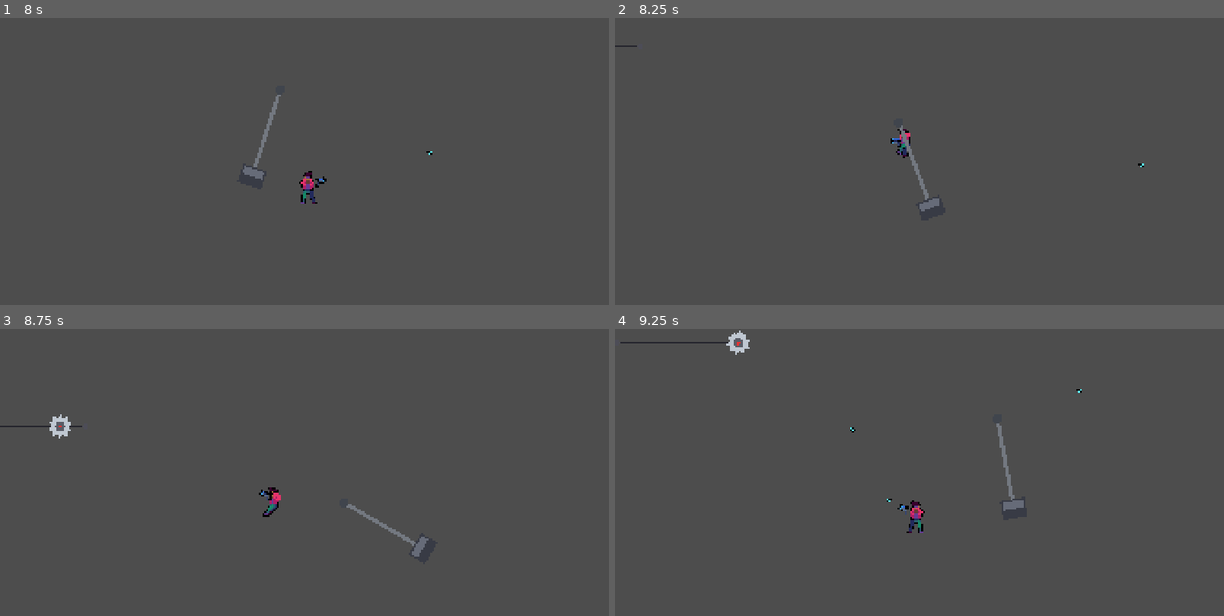
Above: before the commit, frames 1-4 (two rows, left to right).
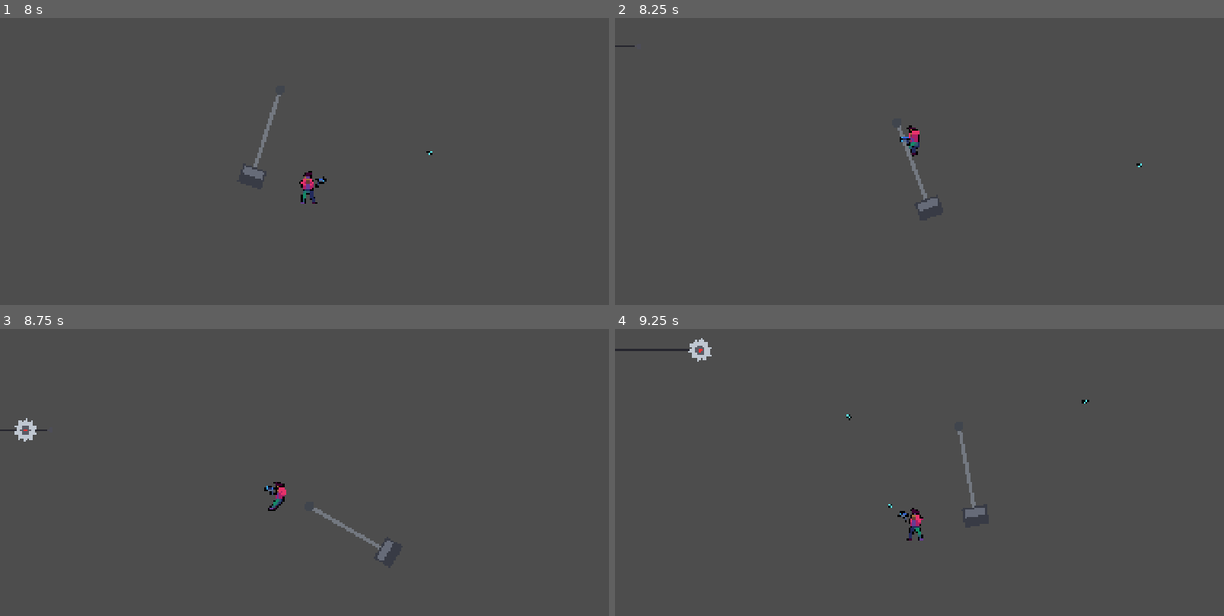
Above: after the commit, the same moments.

Repository: jross-iscteiul/gamejam2026
Game: Godot game, scene res://tests/hazard_test/test_hazards.tscn
The game is run twice, just before and just after one commit, with the same random seed, the same clock (stepped at 60 frames per second) and the same inputs. This scene is started directly instead of the project's main scene. Sound files missing from this copy of the repository are replaced by a short silence.
Inputs (mouse positions are in pixels of both pictures, inside the frame that each line leads up to):
- Up to frame 1 (8 s): tap Enter at 0.5, 6.6 s; move the mouse to (274, 259) at 0.52 s; hold D (move_right) 0.53-1.25 s; hold Space (jump) 0.53-1.25 s; click (274, 259) at 0.67 s; drag from (487, 241) to (121, 253) at 1.27 s; move the mouse to (121, 138) at 2.02 s; hold A (move_left) 2.03-2.75 s; hold Space (jump) 2.03-2.75 s; tap F (feed) at 2.1 s; drag from (334, 190) to (121, 138) at 2.77 s; move the mouse to (213, 104) at 3.52 s; hold A (move_left) 3.53-4.25 s; hold Right mouse button (shield) 3.53-4.25 s; tap Space (jump) at 3.77, 3.8, 4.07 s; drag from (438, 172) to (213, 104) at 4.27 s; move the mouse to (182, 207) at 5.02 s; hold D (move_right) 5.03-5.75 s; hold Space (jump) 5.03-5.75 s; tap 1 at 5.1 s; click (182, 207) at 5.17 s; drag from (365, 112) to (304, 190) at 5.77 s; move the mouse to (274, 259) at 6.52 s; hold D (move_right) 6.53-7.25 s; hold Space (jump) 6.53-7.25 s; drag from (487, 241) to (456, 152) at 7.27 s
- Up to frame 2 (8.25 s): move the mouse to (736, 138) at 8.02 s; hold A (move_left) from 8.03 s (still down); hold Space (jump) from 8.03 s (still down); tap T at 8.1 s
- Up to frame 3 (8.75 s): keep holding A (move_left); keep holding Space (jump)
- Up to frame 4 (9.25 s): release A (move_left) at 8.75 s; release Space (jump) at 8.75 s; drag from (949, 501) to (736, 449) at 8.77 s

Frame 1 is identical in both runs. In frame 2, 0.4% of the frame differs, in the area x 3-87%, y 9-68%; in frame 3, 1.2%; in frame 4, 1.5%, in the area x 0-78%, y 0-74%.

Commit message:
[hazards] hammer handle is solid: blocks and pushes the player as it swings

Diff:
--- a/objects/hazards/hammer.gd
+++ b/objects/hazards/hammer.gd
@@ -1,7 +1,8 @@
 @tool
 extends Hazard
 ## Pendulum hammer hanging from its origin (the pivot). The head deals 1 HP and knocks the
-## player away from the pivot (knockback set in hammer.tscn).
+## player away from the pivot (knockback set in hammer.tscn). The handle is solid (world layer):
+## it can't be walked or jumped through and pushes the player as it swings.
 
 @export var length := 96.0
 @export_range(10.0, 85.0) var max_angle := 60.0
@@ -10,8 +11,12 @@
 @export var phase := 0.0
 
 const HEAD := Vector2(26, 20)
+## Solid handle: width, and the gap left at the pivot end.
+const HANDLE_WIDTH := 6.0
+const HANDLE_START := 6.0
 
 var _arm: Node2D
+var _handle: AnimatableBody2D
 
 
 func _ready() -> void:
@@ -21,6 +26,24 @@
 	_arm.name = "Arm"
 	add_child(_arm)
 	make_hitbox(rect(HEAD), Vector2(0, length), _arm)
+	_add_handle()
+
+
+## Moving solid along the handle, from just below the pivot to the top of the head.
+## A direct child rotated every physics frame (see _physics_process): an AnimatableBody2D only
+## reaches the physics server when its own transform changes, not when a parent rotates.
+func _add_handle() -> void:
+	_handle = AnimatableBody2D.new()
+	_handle.name = "Handle"
+	_handle.collision_layer = 1 # world: blocks the player like a wall
+	_handle.collision_mask = 0
+	_handle.sync_to_physics = true
+	var handle_end := length - HEAD.y / 2.0
+	var collision := CollisionShape2D.new()
+	collision.shape = rect(Vector2(HANDLE_WIDTH, handle_end - HANDLE_START))
+	collision.position = Vector2(0, (HANDLE_START + handle_end) / 2.0)
+	_handle.add_child(collision)
+	add_child(_handle)
 
 
 func angle_at(clock: float) -> float:
@@ -30,6 +53,7 @@
 func _physics_process(_delta: float) -> void:
 	if not Engine.is_editor_hint():
 		_arm.rotation = angle_at(time)
+		_handle.rotation = _arm.rotation # synced to physics, pushes what it sweeps into
 
 
 func knockback_impulse(target: Node2D) -> Vector2:
--- a/tests/hazard_test/test_hazards.gd
+++ b/tests/hazard_test/test_hazards.gd
@@ -24,6 +24,7 @@
 var hit_at := Vector2.INF
 var stun_seen := false
 var boulder: Node2D
+var hammer: Node2D
 
 
 func _ready() -> void:
@@ -64,6 +65,26 @@
 	stun_seen = false
 
 
+## The handle is solid: the player's shape can't move through its middle from either side.
+func _check_hammer_handle() -> void:
+	var handle := hammer.get_node_or_null("Handle") as AnimatableBody2D
+	_check(handle != null and handle.collision_layer == 1, "hammer: handle is a solid world body")
+	if handle == null:
+		return
+	var arm: Node2D = hammer.get_node("Arm")
+	# Check the physics server, not the node: a body under a rotating parent looks right but stays put.
+	var physics_xf := PhysicsServer2D.body_get_state(handle.get_rid(), PhysicsServer2D.BODY_STATE_TRANSFORM) as Transform2D
+	_check(absf(angle_difference(physics_xf.get_rotation(), arm.global_rotation)) < 0.05 and absf(arm.rotation) > 0.05,
+		"hammer: handle's physics body swings with the arm (body %.1f, arm %.1f deg)" % [rad_to_deg(physics_xf.get_rotation()), rad_to_deg(arm.global_rotation)])
+	var middle: Vector2 = hammer.to_global(Vector2(0, hammer.length * 0.5).rotated(arm.rotation))
+	var saved := player.global_transform
+	var blocked_from_left := player.test_move(Transform2D(0.0, middle + Vector2(-30, 0)), Vector2(60, 0))
+	var blocked_from_right := player.test_move(Transform2D(0.0, middle + Vector2(30, 0)), Vector2(-60, 0))
+	var free_away := not player.test_move(Transform2D(0.0, middle + Vector2(-30, 0)), Vector2(-20, 0))
+	player.global_transform = saved
+	_check(blocked_from_left and blocked_from_right and free_away, "hammer: can't pass through the handle")
+
+
 func _check(ok: bool, msg: String) -> void:
 	failures += int(not ok)
 	print(("PASS " if ok else "FAIL ") + msg)
@@ -122,13 +143,14 @@
 			_place(Vector2(600, -20))
 			_next()
 		[3, 1]: # hammer: 1 HP and pushed away from the pivot
-			_spawn(HAMMER, Vector2(2000, -120))
+			hammer = _spawn(HAMMER, Vector2(2000, -120))
 			_place(Vector2(2030, -20))
 			mark = player.global_position
 		[3, 200]:
 			_check(hits >= 1, "hammer: hit the player (got %d)" % hits)
 			_check(hit_at != Vector2.INF and player.global_position.x - 2000.0 > hit_at.x - 2000.0 + 16.0,
 				"hammer: knocked away from the pivot (hit at x=%.0f, now x=%.0f)" % [hit_at.x, player.global_position.x])
+			_check_hammer_handle()
 			_place(Vector2(600, -20))
 			_next()
 		[4, 1]: # lava: instant death, then respawn at the checkpoint with full health
